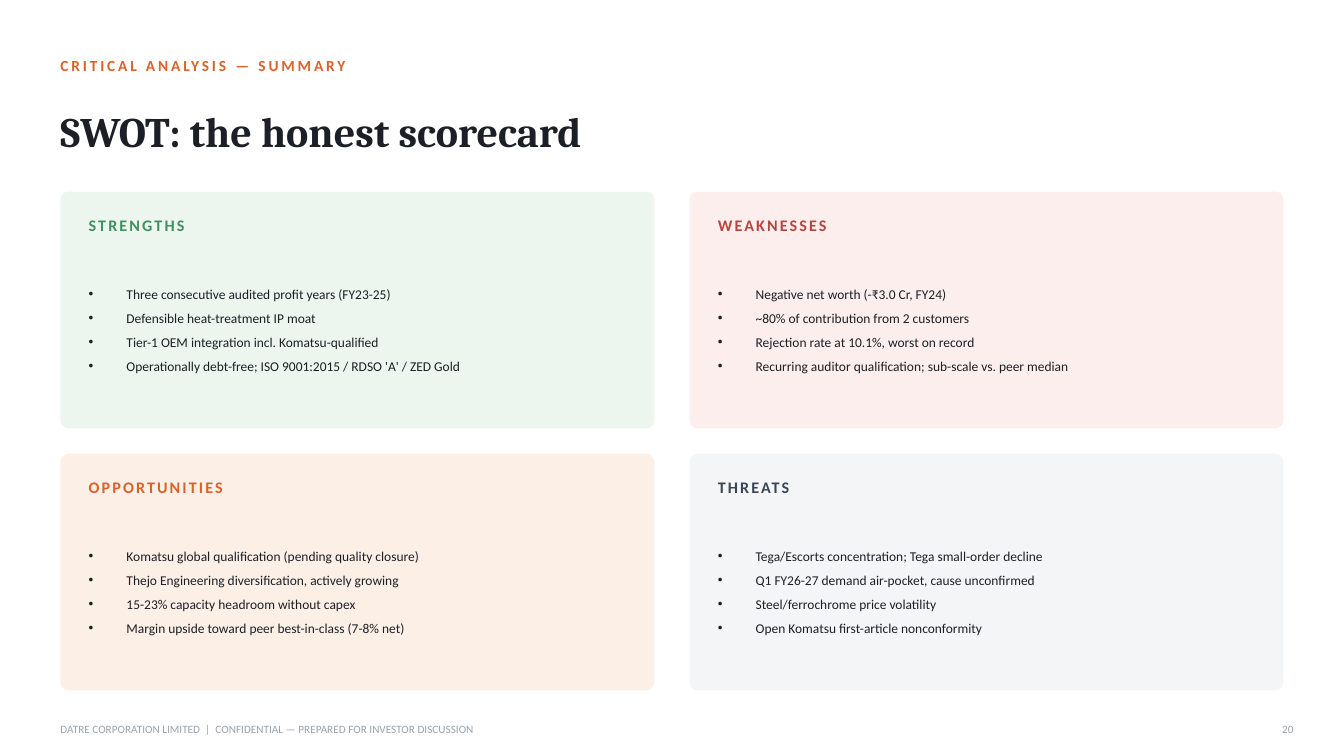
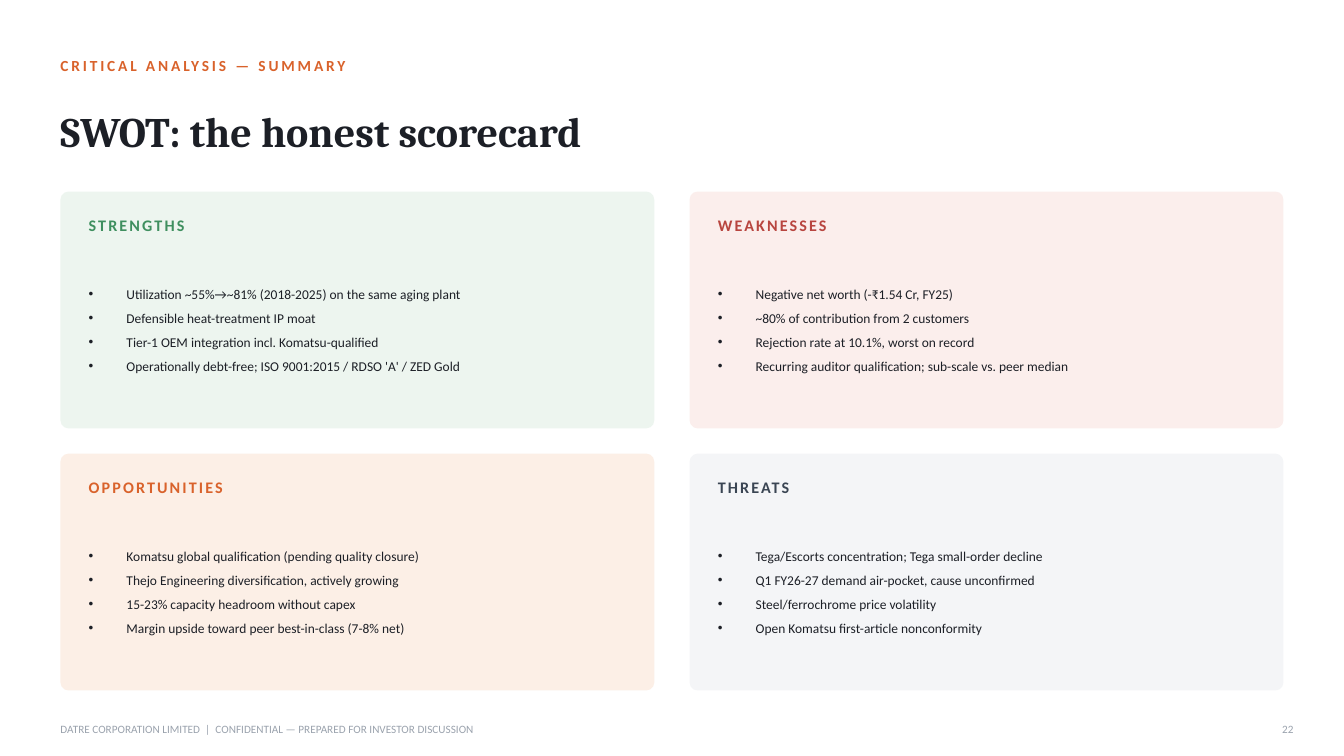
Before and after one commit to indutta/google-drive, a slide deck: slide 22 of investor-pitch/Datre_Corporation_Investor_Pitch.pptx (slide 20 before the commit). Drawn at 1344x756 pixels with LibreOffice and Linux fonts; fonts in the diff are those of the drawing. Boxes give left, top, right and bottom in pixels: in the first picture for what was removed or moved away, otherwise in the second. Text is boxed around its words. In the diff, an @@ line names an element or a change of style, - is before the commit and + after.

```diff
--- a/investor-pitch/Datre_Corporation_Investor_Pitch.pptx
+++ b/investor-pitch/Datre_Corporation_Investor_Pitch.pptx
@@ text at <box>126,289,460,302</box>: text changed @@
-• Three consecutive audited profit years (FY23-25)
+• Utilization ~55%→~81% (2018-2025) on the same aging plant
@@ text at <box>756,289,953,302</box>: text changed @@
-• Negative net worth (-₹3.0 Cr, FY24)
+• Negative net worth (-₹1.54 Cr, FY25)
@@ text at <box>1282,726,1293,733</box>: text changed @@
-20
+22
```
Also in this commit, not shown: 17 other slides changed, 2 slides added.
